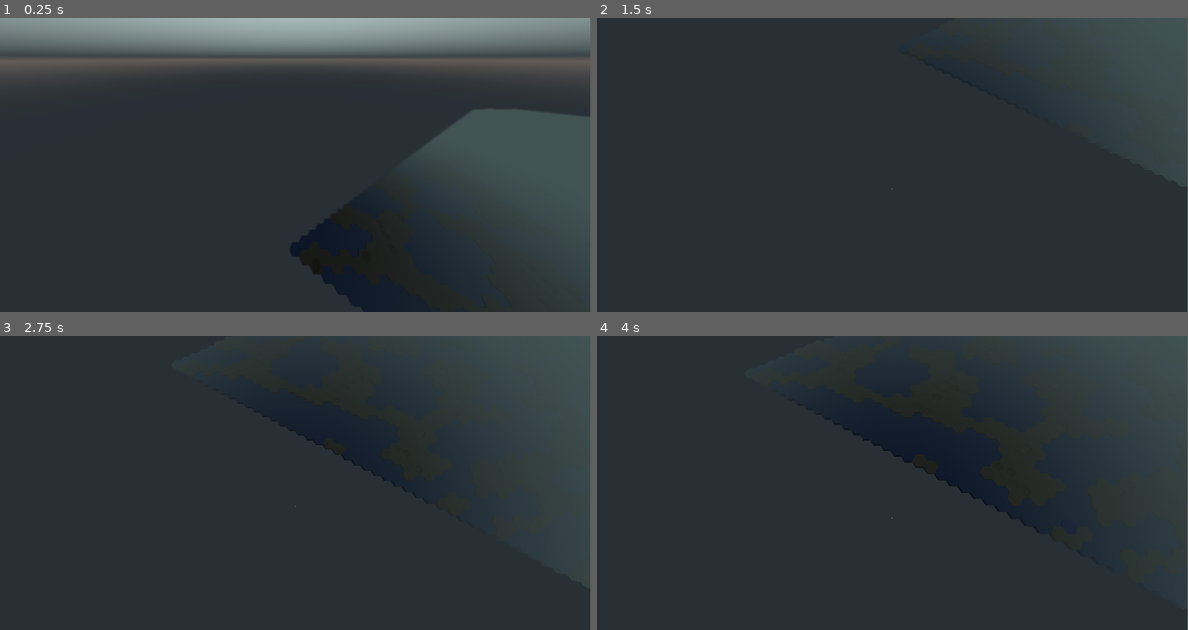
Above: before the commit, frames 1-4 (two rows, left to right).
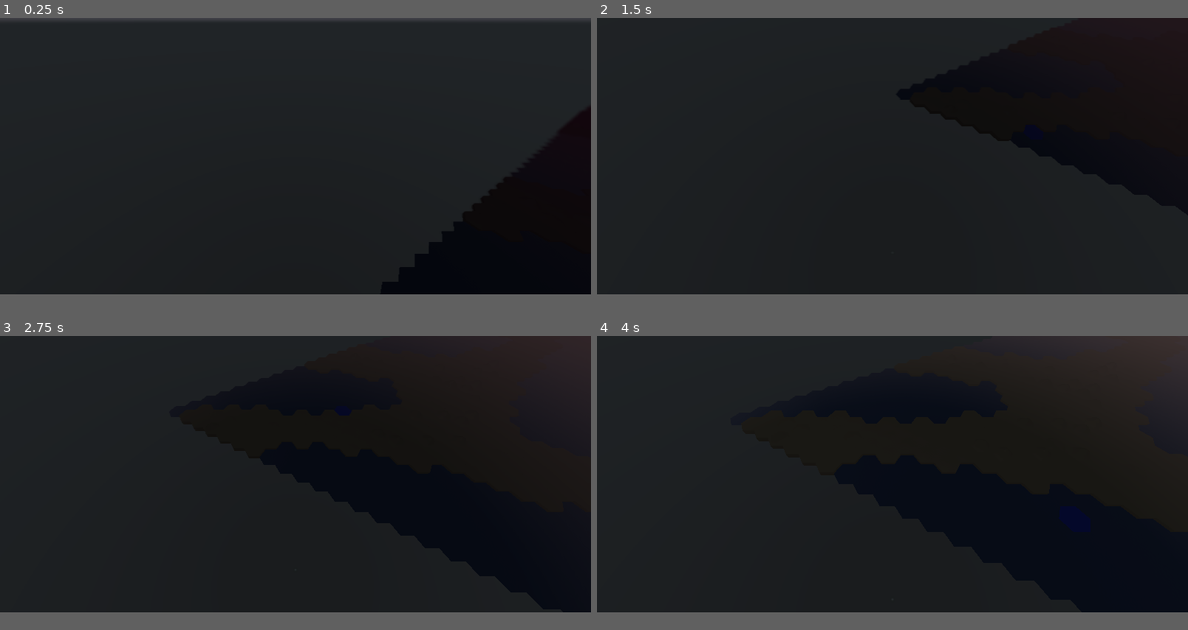
Above: after the commit, the same moments.

Repository: cloudziq/CIVI
Game: Godot game, scene res://data/class/MAP.tscn
Two runs of this game, one before a commit and one after it. Both use one fixed random seed, a clock stepped at 60 frames per second and the inputs below.
Inputs (mouse positions are in pixels of both pictures, inside the frame that each line leads up to):
- Up to frame 1 (0.25 s): no input
- Up to frame 2 (1.5 s): move the mouse to (1022, 150) at 0.52 s; hold S (move_D) 0.53-1.28 s; click (1022, 150) at 0.67 s; move the mouse to (774, 179) at 1.27 s; tap A (move_L) at 1.35 s; click (774, 179) at 1.42 s
- Up to frame 3 (2.75 s): tap Enter at 2 s; move the mouse to (354, 418) at 2.02 s; hold D (move_R) from 2.03 s (still down); click (354, 418) at 2.17 s
- Up to frame 4 (4 s): move the mouse to (862, 541) at 2.77 s; release D (move_R) at 2.78 s; tap W (move_U) at 2.85 s; click (862, 541) at 2.92 s; tap Space at 3.5 s; move the mouse to (1069, 527) at 3.52 s; hold Mouse wheel up (zoom+) from 3.53 s (still down); click (1069, 527) at 3.67 s
In our replay, the window is 799x399 before the commit and 800x375 after it. These sizes can differ from the game's own. Grey fills any space a smaller window leaves; there, only what the larger window draws over its background counts as a difference.

The runs differ from the first frame. In frame 1, 38% of the frame differs, in the area x 0-100%, y 0-99%; in frame 2, 20%; in frame 3, 41%; in frame 4, 42%, in the area x 22-100%, y 0-94%.

Commit message:
even nicer day-night cycle normalmap test mesh fixes/changes

Diff:
--- a/data/class/Camera.gd
+++ b/data/class/Camera.gd
@@ -9,7 +9,7 @@
 var def_move_speed := 2.0
 
 var min_h  :=  14.0
-var max_h  :=  40.0
+var max_h  :=  36.0
 var min_a  := -36.0
 var max_a  := -80.0
 var min_f  :=  52.0
@@ -87,7 +87,7 @@
 		$"%Sun".directional_shadow_max_distance = lerp(xx, target_sd, .6)
 
 
-	if time_passed > .1:
+	if time_passed > .08:
 		time_passed = 0
 		get_hex_at_mouse()
 
@@ -125,7 +125,7 @@
 
 func get_hex_at_mouse():
 	var mouse_pos = get_viewport().get_mouse_position()
-	var from = project_ray_origin(mouse_pos + Vector2(-.25, +.5))
+	var from = project_ray_origin(mouse_pos + Vector2(+.6, 0))
 	var to = from + project_ray_normal(mouse_pos) * 100
 	var hit_position = intersect_ray_with_plane(from, to)
 	var err  := false
--- a/data/class/DayNightLightCycle.gd
+++ b/data/class/DayNightLightCycle.gd
@@ -8,13 +8,13 @@
 
 
 ## Main settings:
-var day_length   := 40.0    ## in seconds
+var day_length   := 30.0    ## in seconds
 var night_length := 16.0
 
 var sun_min_h  :=   0.0    ## minimalna wysokość słońca (przy wschodzie i zachodzie)
 var sun_max_h  := -35.0    ## maksymalna wysokość słońca (w południe)
 var moon_min_h :=   0.0    ## minimalna wysokość księżyca (przy zachodzie)
-var moon_max_h := -70.0    ## maksymalna wysokość księżyca (noc)
+var moon_max_h := -50.0    ## maksymalna wysokość księżyca (noc)
 
 var start_pos := 220.0     ## początkowa pozycja kątowa ciał niebieskich
 var end_pos   := 20.0      ## końcowa pozycja kątowa ciał niebieskich
@@ -36,6 +36,7 @@
 
 func _ready() -> void:
 	moon.light_color  = Color(0,0,0)
+
 
 
 
@@ -76,7 +77,7 @@
 
 
 var color_table  = [
-	{"moon_color_0": Color(0, .02, .04),
+	{"moon_color_0": Color(.004, .02, .04),
 	 "moon_color_1": Color(.14, .16, .28),
 	 "moon_color_2": Color(.1, .12, .22)
 	},
@@ -91,28 +92,37 @@
 
 
 func aura_control(type:int) -> void:
+	var tween   := get_tree().create_tween().set_parallel(false)
 	var obj     := sun if type == 1 else moon
 	var string  := "sun" if type == 1 else "moon"
+	var a       := 1.0 if type == 1 else .5
 	var length  := day_length if type == 1 else night_length
-	var tween   := get_tree().create_tween().set_parallel(false)
 	var env_    :  Environment  = env.environment
 	var color   :  Color
 	var toffset := 3
 
 	obj.light_color           = color_table[type][string+"_color_0"]
 	env_.ambient_light_color  = color_table[type][string+"_color_0"]
+	env_.fog_color            = color_table[type][string+"_color_0"]
+	env_.ambient_light_energy = .32
 
 	color  = color_table[type][string+"_color_1"]
 	tween.tween_property(obj, "light_color", color, length / toffset * 1.5)
 	tween.parallel().tween_property(env_, "ambient_light_color", color, length / toffset * 1.5)
+	tween.parallel().tween_property(env_, "ambient_light_energy", .5*a, length / toffset * 1.5)
+	tween.parallel().tween_property(env_, "fog_color", color, length / toffset * 1.5)
 
 	color  = color_table[type][string+"_color_2"]
 	tween.tween_property(obj, "light_color", color, length / toffset)
 	tween.parallel().tween_property(env_, "ambient_light_color", color, length / toffset)
+	tween.parallel().tween_property(env_, "ambient_light_energy", .4*a, length / toffset)
+	tween.parallel().tween_property(env_, "fog_color", color, length / toffset)
 
 	color  = color_table[type][string+"_color_0"]
 	tween.tween_property(obj, "light_color", color, length / toffset * .5)
 	tween.parallel().tween_property(env_, "ambient_light_color", color, length / toffset * .5)
+	tween.parallel().tween_property(env_, "ambient_light_energy", .22*a, length / toffset * .5)
+	tween.parallel().tween_property(env_, "fog_color", color, length / toffset * .5)
 
 	tween.tween_property(obj, "light_color", Color(0,0,0), 1)
 	tween.parallel().tween_property(env_, "ambient_light_color",
--- a/data/class/MAP.gd
+++ b/data/class/MAP.gd
@@ -1,7 +1,7 @@
 extends Spatial
 
 
-var map_size        := Vector2(80, 80)
+var map_size        := Vector2(60, 60)
 
 
 ## Holders:
@@ -31,8 +31,8 @@
 	var LightCycle    := DayNightLightCycle.new()
 
 	noise.seed         = randi()
-	noise.octaves      = int(rand_range(3, 5))
-	noise.period       = rand_range(2, 5) * noise.octaves
+	noise.octaves      = int(rand_range(3, 6))
+	noise.period       = rand_range(5, 8) * noise.octaves
 	noise.persistence  = rand_range(8, 12) * noise.octaves
 
 	map_gen(map_size)
@@ -52,14 +52,15 @@
 	for x in range(s1):
 		map_data[x]  = []
 		for y in range(s2):
+			# Skalowanie koordynat dla większej zmienności(?)
+			var noise_value = noise.get_noise_2d(float(x) * .4, float(y) * .4)
+
 			var transform = Transform()
 			transform.origin = hex_to_world(x, y)
 
-			var random_rotation = deg2rad(randi() % 6 * 60)
-			transform.basis = Basis(Vector3(0, 1, 0), random_rotation)
-
-			# Skalowanie koordynat dla większej zmienności(?)
-			var noise_value = noise.get_noise_2d(float(x) * .4, float(y) * .4)
+			if noise_value > .12:
+				var random_rotation = deg2rad(randi() % 6 * 60)
+				transform.basis = Basis(Vector3(0, 1, 0), random_rotation)
 
 
 			if noise_value > .44 and randf() > .66:
@@ -110,17 +111,37 @@
 func multimesh_define() -> void:
 	var material_flat     := SpatialMaterial.new()
 	var material_water    := SpatialMaterial.new()
-
-	# flat01 material:
-	material_flat.albedo_color = Color(.92, 1, .8)
-	material_flat.roughness = .9
-	material_flat.metallic  = .1
-	material_flat.vertex_color_use_as_albedo = true
-
-	# water01 material:
-	material_water.albedo_color = Color(.2, .4, .8)
-	material_water.roughness = .6
-	material_water.metallic = .2
+	var material_mountain := SpatialMaterial.new()
+
+	var normal_texture  = load("res://terrain_normalmap.tres")
+
+	# flat01 base material:
+	material_flat.albedo_color                = Color(.92, 1, .8)
+	material_flat.roughness                   = .9
+	material_flat.metallic                    = .1
+	material_flat.vertex_color_use_as_albedo  = true
+	material_flat.normal_enabled              = true
+	material_flat.normal_scale                = .52
+	material_flat.normal_texture              = normal_texture
+
+	# mountain01 base material:
+	material_mountain.albedo_color                = Color(.92, 1, .8)
+	material_mountain.roughness                   = .9
+	material_mountain.metallic                    = .1
+	material_mountain.vertex_color_use_as_albedo  = true
+	material_mountain.normal_enabled              = true
+	material_mountain.normal_scale                = 1.25
+	material_mountain.normal_texture              = normal_texture
+
+	# water01 base material:
+	material_water.albedo_color                = Color(.2, .4, .8)
+	material_water.roughness                   = .32
+	material_water.metallic                    = .1
+	material_water.metallic_specular           = .4
+	material_water.vertex_color_use_as_albedo  = true
+	material_water.normal_enabled              = true
+	material_water.normal_scale                = .64
+	material_water.normal_texture              = normal_texture
 
 
 	# multimesh creation:
@@ -147,7 +168,7 @@
 	# water01:
 	i  = visual_data["water01"]
 	i.multimesh                   = MultiMesh.new()
-	i.multimesh.mesh              = load("res://data/models/map/tile/flat01.obj")
+	i.multimesh.mesh              = load("res://data/models/map/tile/water01.obj")
 	i.multimesh.transform_format  = MultiMesh.TRANSFORM_3D
 	i.multimesh.color_format      = MultiMesh.COLOR_FLOAT
 	i.multimesh.instance_count    = water_count
@@ -160,7 +181,7 @@
 	i.multimesh.transform_format  = MultiMesh.TRANSFORM_3D
 	i.multimesh.color_format      = MultiMesh.COLOR_FLOAT
 	i.multimesh.instance_count    = mountain_count
-	i.material_override           = material_flat
+	i.material_override           = material_mountain
 
 
 	var i_flat  := 0
--- a/data/class/MAP.tscn
+++ b/data/class/MAP.tscn
@@ -1,9 +1,10 @@
-[gd_scene load_steps=7 format=2]
+[gd_scene load_steps=11 format=2]
 
 [ext_resource path="res://def_env.tres" type="Environment" id=1]
 [ext_resource path="res://data/class/Camera.gd" type="Script" id=2]
 [ext_resource path="res://data/class/MAP.gd" type="Script" id=3]
 [ext_resource path="res://data/models/map/tile/flat01.obj" type="ArrayMesh" id=4]
+[ext_resource path="res://data/models/map/tile/water01.obj" type="ArrayMesh" id=6]
 
 [sub_resource type="SpatialMaterial" id=1]
 params_diffuse_mode = 3
@@ -17,13 +18,32 @@
 mesh = ExtResource( 4 )
 transform_2d_array = PoolVector2Array( 1, 0, 0, 1, 0, 0 )
 
+[sub_resource type="OpenSimplexNoise" id=6]
+octaves = 6
+period = 22.1
+persistence = 0.4
+lacunarity = 0.32
+
+[sub_resource type="NoiseTexture" id=7]
+seamless = true
+as_normalmap = true
+bump_strength = 16.0
+noise = SubResource( 6 )
+
+[sub_resource type="SpatialMaterial" id=5]
+metallic = 0.1
+metallic_specular = 0.4
+roughness = 0.1
+normal_enabled = true
+normal_scale = 0.97
+normal_texture = SubResource( 7 )
+
 [node name="MAP" type="Spatial"]
 script = ExtResource( 3 )
 
 [node name="Camera" type="Camera" parent="."]
-transform = Transform( 0.5, 0, -0.866025, 0, 1, 0, 0.866025, 0, 0.5, 0, 40, 0 )
+transform = Transform( 0.5, 0, -0.866025, 0, 1, 0, 0.866025, 0, 0.5, 0, 26.5579, 0 )
 current = true
-fov = 160.0
 near = 0.04
 far = 112.0
 script = ExtResource( 2 )
@@ -34,7 +54,7 @@
 light_color = Color( 0.560784, 0.552941, 0.552941, 1 )
 light_energy = 1.32
 light_indirect_energy = 0.0
-light_specular = 0.26
+light_specular = 0.32
 shadow_enabled = true
 shadow_color = Color( 0.294118, 0.294118, 0.294118, 1 )
 shadow_bias = 0.5
@@ -47,9 +67,9 @@
 unique_name_in_owner = true
 transform = Transform( 1, 0, 0, 0, 1, 0, 0, 0, 1, -0.28, 100, 0 )
 light_color = Color( 0.168627, 0.176471, 0.258824, 1 )
-light_energy = 0.74
+light_energy = 0.84
 light_indirect_energy = 0.0
-light_specular = 0.1
+light_specular = 0.2
 shadow_enabled = true
 shadow_color = Color( 0.117647, 0.133333, 0.133333, 1 )
 shadow_bias = 0.5
@@ -71,8 +91,30 @@
 rings = 24
 material = SubResource( 1 )
 
-[node name="MultiMeshInstance" type="MultiMeshInstance" parent="."]
+[node name="WIP" type="Spatial" parent="."]
 visible = false
-use_in_baked_light = true
-lightmap_scale = 1
+
+[node name="MultiMeshInstance" type="MultiMeshInstance" parent="WIP"]
+visible = false
 multimesh = SubResource( 4 )
+
+[node name="MeshInstance" type="MeshInstance" parent="WIP"]
+transform = Transform( 1, 0, 0, 0, 1, 0, 0, 0, 1, -0.00794291, -0.325696, -0.00424337 )
+mesh = ExtResource( 6 )
+material/0 = SubResource( 5 )
+
+[node name="MeshInstance2" type="MeshInstance" parent="WIP"]
+transform = Transform( 1, 0, 0, 0, 1, 0, 0, 0, 1, 2.98828, -0.325696, 1.72681 )
+visible = false
+mesh = ExtResource( 6 )
+material/0 = SubResource( 5 )
+
+[node name="MeshInstance3" type="MeshInstance" parent="WIP"]
+transform = Transform( 1, 0, 0, 0, 1, 0, 0, 0, 1, 2.98828, -0.325696, 1.72681 )
+visible = false
+mesh = ExtResource( 6 )
+material/0 = SubResource( 5 )
+
+[node name="OmniLight" type="OmniLight" parent="WIP"]
+transform = Transform( 1, 0, 0, 0, 1, 0, 0, 0, 1, -1.17594, 1.62942, 2.03269 )
+editor_only = true
--- a/def_env.tres
+++ b/def_env.tres
@@ -2,10 +2,13 @@
 
 [sub_resource type="ProceduralSky" id=1]
 radiance_size = 3
-sky_top_color = Color( 0.682353, 0.760784, 0.74902, 1 )
-sky_horizon_color = Color( 0.113725, 0.137255, 0.156863, 1 )
-sky_curve = 0.18
+sky_top_color = Color( 0.176471, 0.196078, 0.215686, 1 )
+sky_horizon_color = Color( 0.176471, 0.176471, 0.196078, 1 )
+sky_curve = 0.245887
 sky_energy = 2.0
+ground_bottom_color = Color( 0.101961, 0.109804, 0.117647, 1 )
+ground_horizon_color = Color( 0.129412, 0.145098, 0.156863, 1 )
+ground_curve = 0.597142
 sun_color = Color( 0.878431, 0.74902, 0.580392, 1 )
 sun_energy = 4.0
 texture_size = 1
@@ -14,13 +17,12 @@
 background_mode = 2
 background_sky = SubResource( 1 )
 background_color = Color( 0.0431373, 0.521569, 1, 1 )
-ambient_light_energy = 0.26
-ambient_light_sky_contribution = 0.16
+ambient_light_energy = 0.49
+ambient_light_sky_contribution = 0.2
 fog_enabled = true
-fog_color = Color( 0.258824, 0.32549, 0.329412, 1 )
 fog_depth_begin = 40.0
 fog_depth_end = 140.0
-fog_depth_curve = 0.482968
+fog_depth_curve = 0.5
 ssao_enabled = true
 dof_blur_far_enabled = true
 dof_blur_far_distance = 12.0
--- a/project.godot
+++ b/project.godot
@@ -28,9 +28,9 @@
 
 [display]
 
-window/size/width=960
 window/size/height=480
 window/size/always_on_top=true
+window/stretch/mode="viewport"
 
 [gui]
 
--- /dev/null
+++ b/terrain_normalmap.tres
@@ -0,0 +1,13 @@
+[gd_resource type="NoiseTexture" load_steps=2 format=2]
+
+[sub_resource type="OpenSimplexNoise" id=1]
+octaves = 6
+period = 22.1
+persistence = 0.4
+lacunarity = 0.32
+
+[resource]
+seamless = true
+as_normalmap = true
+bump_strength = 4.0
+noise = SubResource( 1 )
Not shown, changed: data/models/map/tile/flat01.obj
Not shown, changed: data/models/map/tile/flat01.obj.import
Not shown, changed: data/models/map/tile/hill01.obj
Not shown, changed: data/models/map/tile/hill01.obj.import
Not shown, changed: data/models/map/tile/mountain01.obj
Not shown, changed: data/models/map/tile/mountain01.obj.import
Not shown, added: data/models/map/tile/water01.obj
Not shown, added: data/models/map/tile/water01.obj.import
Not shown, changed: .gitignore
Not shown, removed: data/wip_files/hex_tile.blend1
Not shown, added: wip_files/hex_tile.blend
Not shown, added: wip_files/hex_tile.blend1
